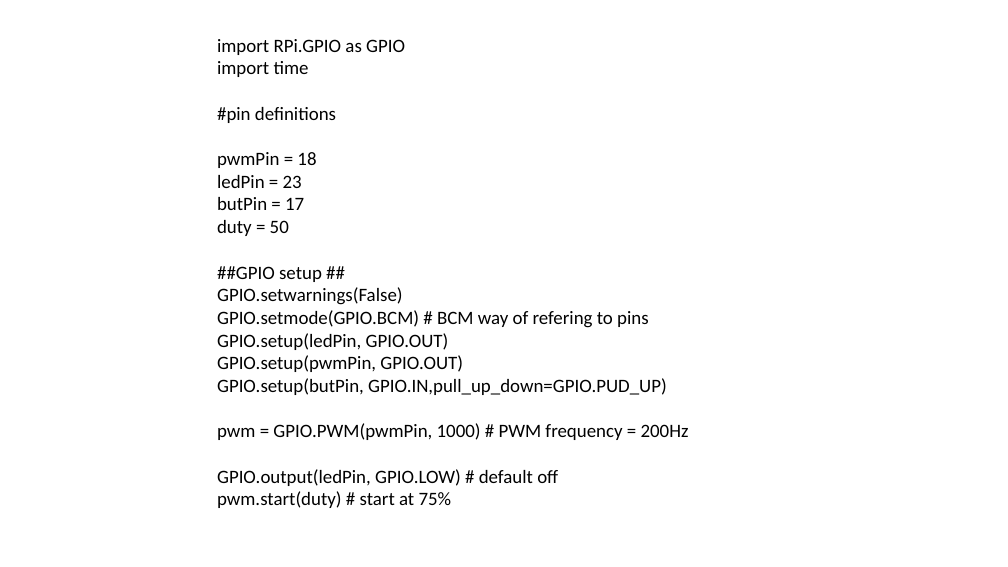
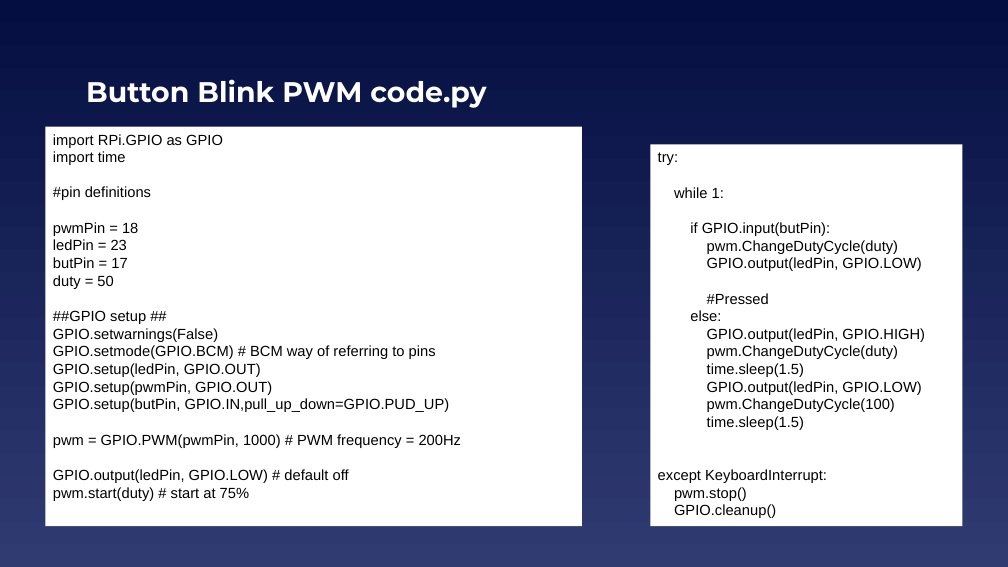
Before and after one commit to EELabMan/Raspberry-Pi-Intro, a slide deck: slide 18 of Raspberry Pi Intro.pptx (slide 16 before the commit). Drawn at 1008x567 pixels with LibreOffice and Linux fonts; fonts in the diff are those of the drawing. Boxes give left, top, right and bottom in pixels: in the first picture for what was removed or moved away, otherwise in the second. Text is boxed around its words. In the diff, an @@ line names an element or a change of style, - is before the commit and + after.

```diff
--- a/Raspberry Pi Intro.pptx
+++ b/Raspberry Pi Intro.pptx
@@ background #FFFFFF to gradient #040E41 to #303B72 @@
@@ title added at (x1=86, y1=79, x2=486, y2=108), 27 pt, text #FFFFFF, bold @@
+Button Blink PWM code.py
@@ rectangle "import RPi.GPIO as GPIO" resized from (x1=217, y1=39, x2=689, y2=508) to (x1=45, y1=126, x2=582, y2=526) @@
@@ rectangle "import RPi.GPIO as GPIO" at (x1=45, y1=126, x2=582, y2=526): fill none to #FFFFFF @@
@@ text in rectangle at (x1=53, y1=134, x2=462, y2=501): size 18 to 14 pt, font Calibri to Arial in "import RPi.GPIO as GPIO", "import time", "#pin definitions", "pwmPin = 18" and 11 more places @@
@@ rectangle added at (x1=650, y1=144, x2=963, y2=526), fill #FFFFFF, 14 pt, text #000000 @@
+try:
+while 1:
+if GPIO.input(butPin):
+pwm.ChangeDutyCycle(duty)
+GPIO.output(ledPin, GPIO.LOW)
+#Pressed
+else:
+GPIO.output(ledPin, GPIO.HIGH)
+pwm.ChangeDutyCycle(duty)
+time.sleep(1.5)
+GPIO.output(ledPin, GPIO.LOW)
+pwm.ChangeDutyCycle(100)
+time.sleep(1.5)
+except KeyboardInterrupt:
+pwm.stop()
+GPIO.cleanup()
@@ text in rectangle at (x1=53, y1=345, x2=436, y2=359): text changed; size 18 to 14 pt; font Calibri to Arial @@
-GPIO.setmode(GPIO.BCM) # BCM way of refering to pins
+GPIO.setmode(GPIO.BCM) # BCM way of referring to pins
```
Also in this commit, not shown: 14 other slides changed, 4 slides added, 2 slides removed.
